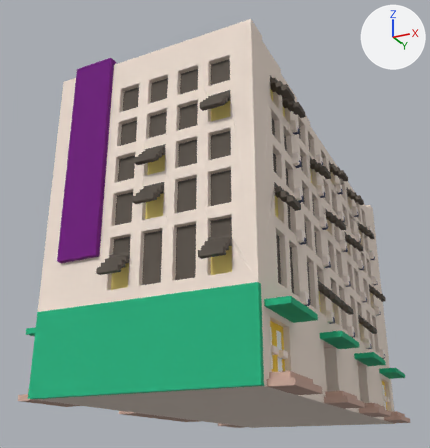
Renders of the OBJ model virtual-campus-unity/Assets/Models/MagicaVoxel/start-up-zone-cheng-dao.obj from each side of a commit.
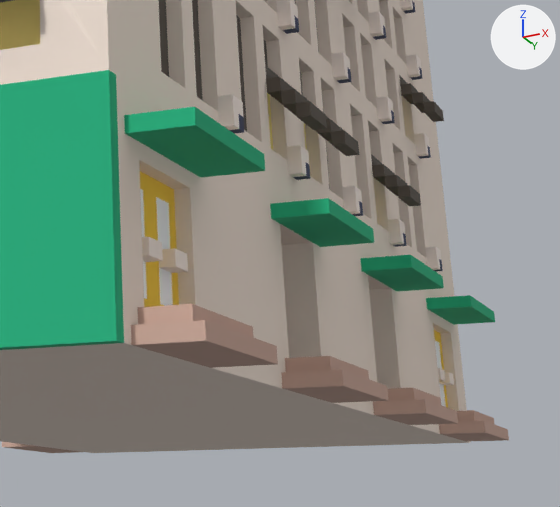
The first picture shows the older version from a 50 mm camera at (7.56, -6.96, 1.03) aimed at (1.92, 4.31, 6.11). The close-ups show both versions on the part from 50% to 100% of the width and 57% to 100% of the height of that picture. Arrows for +X, +Y and +Z are at upper right; the lights stay in place. Where no turn or scale is listed for an object, it has been applied to the vertices. Vertices at the same position are counted once.

The scene before the commit, as lines of its bpy script (objects in view):
```python
me_untitled = bpy.data.meshes.new('Untitled')
me_untitled.from_pydata(...)  # 3069 vertices, 6274 faces; spans x 0.0..4.9, y 0.2..9.8, z 2.0..8.3
me_untitled.materials.append(mat_palette)  # picture img_start_up_zone_cheng_dao_png
ob_untitled = bpy.data.objects.new('Untitled', me_untitled)
ob_untitled.location = (0.0, 0.0, 0.0)
```
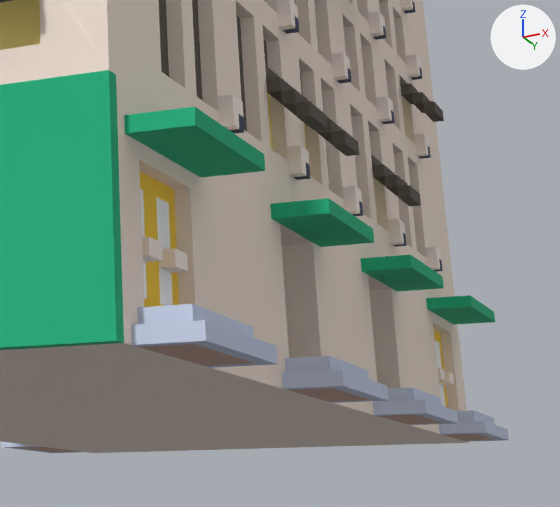
Where the change shows, as pixel boxes [x1, y1, x2, y2] in the close-ups (560 x 507 px):
```json
{"part": 1, "of": "me_untitled", "change": "built on", "before": [0, 341, 507, 453], "after": [0, 341, 507, 453]}
{"part": 2, "of": "me_untitled", "change": "surface changed", "before": [2, 304, 509, 447], "after": [2, 304, 509, 447], "on screen": "brown to grey"}
```

Edits to the scene script, one JSON object a line:
```json
{"block": "me_untitled", "where": "# used by ob_untitled; location = (0.0, 0.0, 0.0)"}
{"op": "remove", "block": "me_untitled", "code": "me_untitled.from_pydata(...)  # 3069 vertices, 6274 faces; spans x 0.0..4.9, y 0.2..9.8, z 2.0..8.3"}
{"op": "add", "block": "me_untitled", "code": "me_untitled.from_pydata(...)  # 3097 vertices, 6330 faces; spans x 0.0..4.9, y 0.2..9.8, z 2.0..8.3"}
{"block": "me_untitled", "change": "me_untitled part 1"}
{"block": "me_untitled", "change": "23 faces are deleted"}
{"block": "me_untitled", "change": "6 vertices are added at (0.2, 0.8, 2.0), (0.2, 1.8, 2.0), (0.2, 8.2, 2.0), (0.2, 9.2, 2.0), (0.1, 3.8, 2.0), (0.1, 6.4, 2.0)"}
{"block": "me_untitled", "change": "7 new vertices lie (0.0, 0.1, 0.0) away from vertices in x 0.5..4.5, y 0.7..8.1, z 2.0"}
{"block": "me_untitled", "change": "7 new vertices lie (0.0, -0.1, 0.0) away from vertices in x 0.5..4.5, y 1.9..9.3, z 2.0"}
{"block": "me_untitled", "change": "8 new vertices lie (0.3, 0.0, 0.0) away from vertices in x 4.5, y 0.8..9.2, z 2.0"}
{"block": "me_untitled", "change": "79 new faces join them"}
{"block": "me_untitled", "change": "me_untitled part 2: 154 kept faces spanning x 0.0..4.9, y 0.7..9.3, z 2.0..2.2 get new texture (UV) coordinates"}
```
